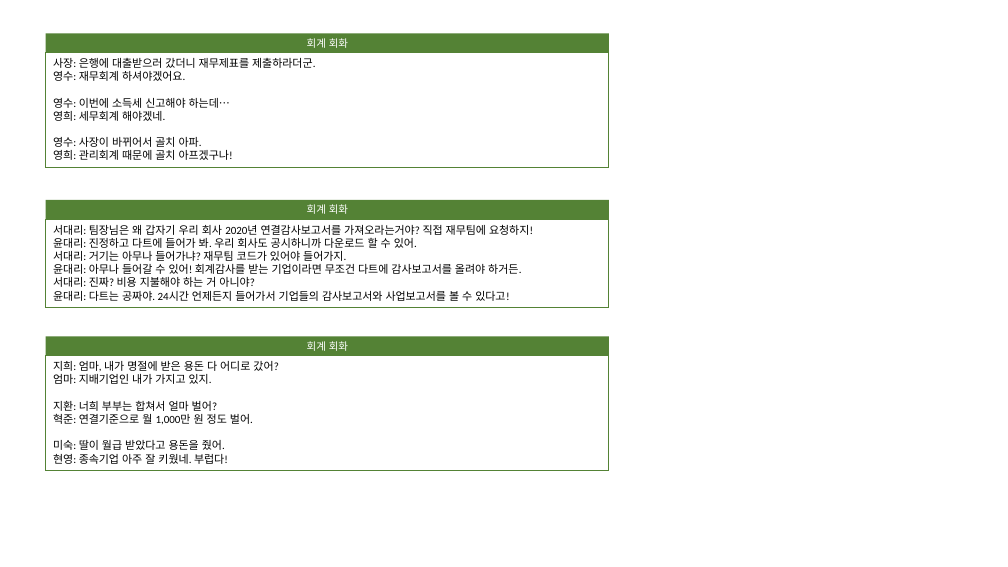
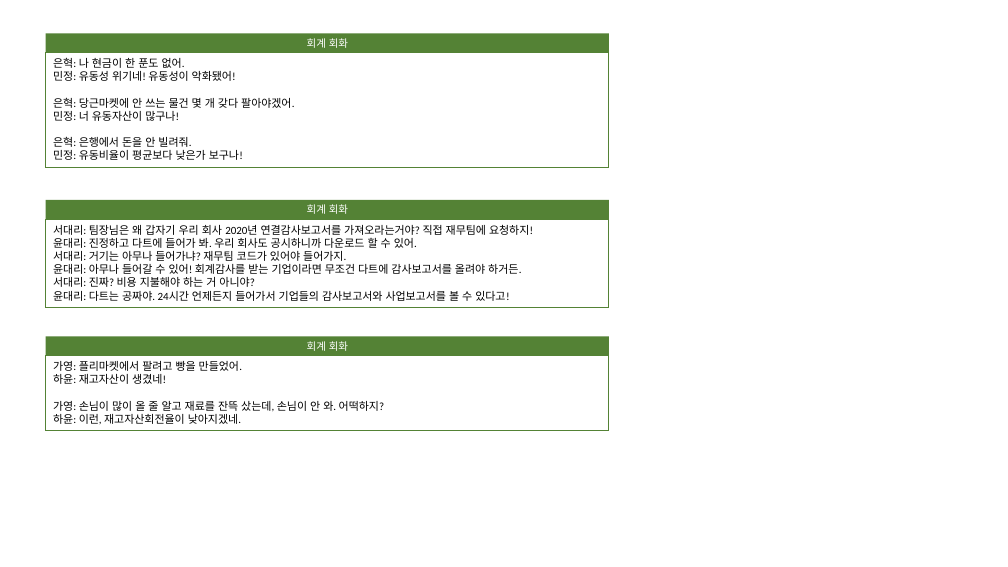
Before and after one commit to SangguKang/doc, a slide deck: slide 2 of template.pptx. Drawn at 1008x567 pixels with LibreOffice and Linux fonts; fonts in the diff are those of the drawing. Boxes give left, top, right and bottom in pixels: in the first picture for what was removed or moved away, otherwise in the second. Text is boxed around its words. In the diff, an @@ line names an element or a change of style, - is before the commit and + after.

```diff
--- a/template.pptx
+++ b/template.pptx
@@ text in rectangle at <box>53,57,294,160</box>: text changed @@
-사장: 은행에 대출받으러 갔더니 재무제표를 제출하라더군.
-영수: 재무회계 하셔야겠어요.
-영수: 이번에 소득세 신고해야 하는데…
-영희: 세무회계 해야겠네.
-영수: 사장이 바뀌어서 골치 아파.
-영희: 관리회계 때문에 골치 아프겠구나!
+은혁: 나 현금이 한 푼도 없어.
+민정: 유동성 위기네! 유동성이 악화됐어!
+은혁: 당근마켓에 안 쓰는 물건 몇 개 갖다 팔아야겠어.
+민정: 너 유동자산이 많구나!
+은혁: 은행에서 돈을 안 빌려줘.
+민정: 유동비율이 평균보다 낮은가 보구나!
@@ rectangle "가영: 플리마켓에서 팔려고 빵을 만들었어.": place and size @@
-rectangle "가영: 플리마켓에서 팔려고 빵을 만들었어." at <box>46,356,609,470</box>
+rectangle "가영: 플리마켓에서 팔려고 빵을 만들었어." at <box>46,356,609,430</box>
@@ text in rectangle at <box>53,361,384,424</box>: text changed @@
-지희: 엄마, 내가 명절에 받은 용돈 다 어디로 갔어?
-엄마: 지배기업인 내가 가지고 있지.
-지환: 너희 부부는 합쳐서 얼마 벌어?
-혁준: 연결기준으로 월 1,000만 원 정도 벌어.
-미숙: 딸이 월급 받았다고 용돈을 줬어.
-현영: 종속기업 아주 잘 키웠네. 부럽다!
+가영: 플리마켓에서 팔려고 빵을 만들었어.
+하윤: 재고자산이 생겼네!
+가영: 손님이 많이 올 줄 알고 재료를 잔뜩 샀는데, 손님이 안 와. 어떡하지?
+하윤: 이런, 재고자산회전율이 낮아지겠네.
```
Also in this commit, not shown: 2 other slides changed, 2 other files.
